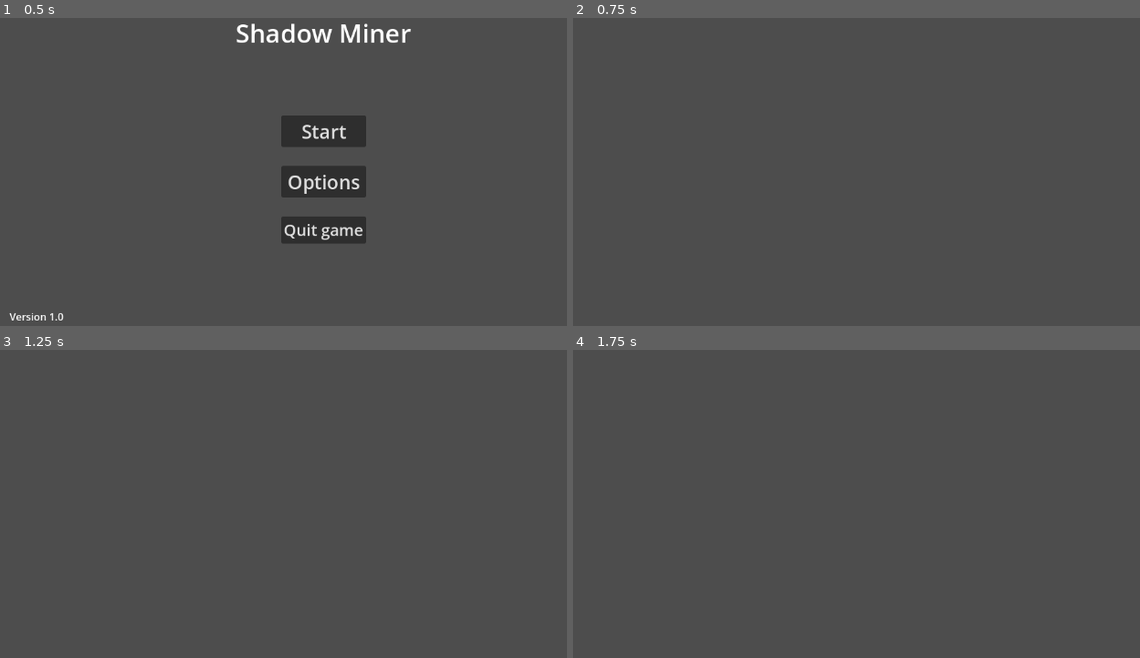
Above: before the commit, frames 1-4 (two rows, left to right).
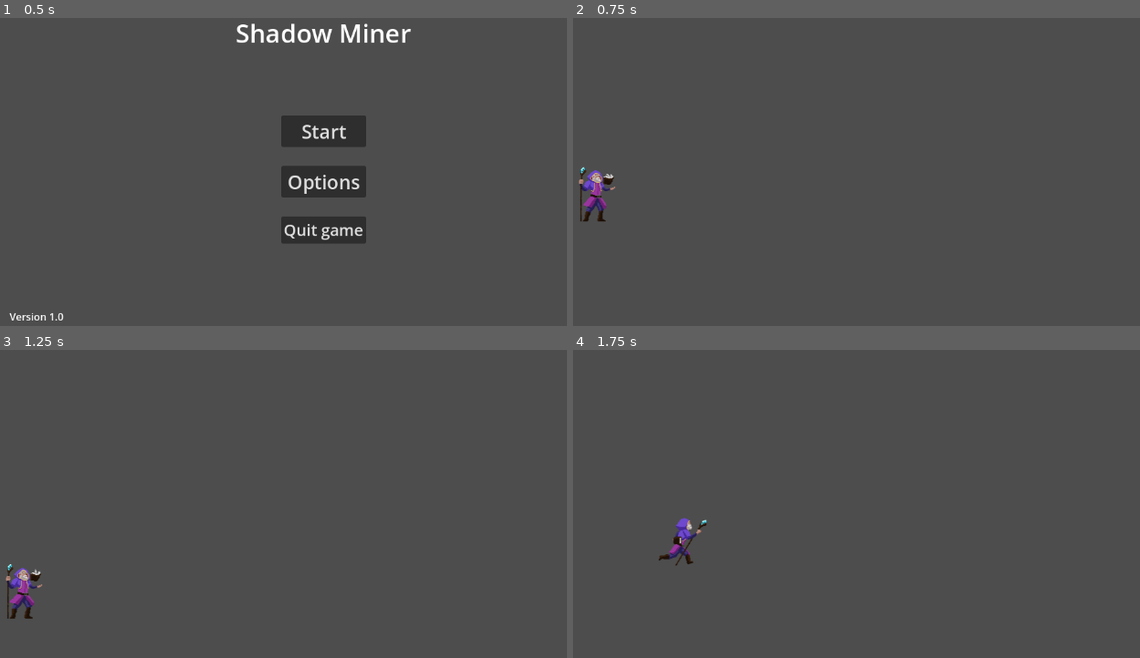
Above: after the commit, the same moments.

Repository: Aditya-1301/ShadowMiner
Game: Godot game, scene res://scenes/main_menu.tscn
Two runs of this game, one before a commit and one after it. Both use one fixed random seed, a clock stepped at 60 frames per second and the inputs below.
Inputs:
- Up to frame 1 (0.5 s): no input
- Up to frame 2 (0.75 s): click "Start" at 0.5 s
- Up to frame 3 (1.25 s): no input
- Up to frame 4 (1.75 s): tap Enter (ui_accept) at 1.25, 1.52 s; hold Right (ui_right) from 1.28 s (still down)

Frame 1 is identical in both runs. In frame 2, 0.6% of the frame differs, in the area x 0-8%, y 48-66%; in frame 3, 0.6%; in frame 4, 0.4%.

Commit message:
Made slight change to move stage0.tscn to scenes folder
so that clicking on the start button actually does something

Diff:
--- a/scenes/main_menu.tscn
+++ b/scenes/main_menu.tscn
@@ -13,7 +13,6 @@
 theme_override_constants/margin_right = 0
 theme_override_constants/margin_bottom = 80
 script = ExtResource("1_4pj2y")
-next_scene_path = "res://stage0.tscn"
 
 [node name="BackgroundImage" type="TextureRect" parent="."]
 layout_mode = 2
--- a/scripts/main_menu.gd
+++ b/scripts/main_menu.gd
@@ -1,10 +1,10 @@
 extends MarginContainer
 
-@export var next_scene_path: String
-
+#@export var next_scene_path: String
 
 func _on_StartButton_pressed():
-	get_tree().change_scene_to_file(next_scene_path)
+	get_tree().change_scene_to_file("res://scenes/stage0.tscn")
+	#get_tree().change_scene_to_file(next_scene_path)
 
 func _on_QuitButton_pressed():
 	get_tree().quit(0)
--- a/stage0.tscn
+++ /dev/null
@@ -1,3 +0,0 @@
-[gd_scene format=3 uid="uid://b0knxujp8va43"]
-
-[node name="Stage0" type="Node2D"]
